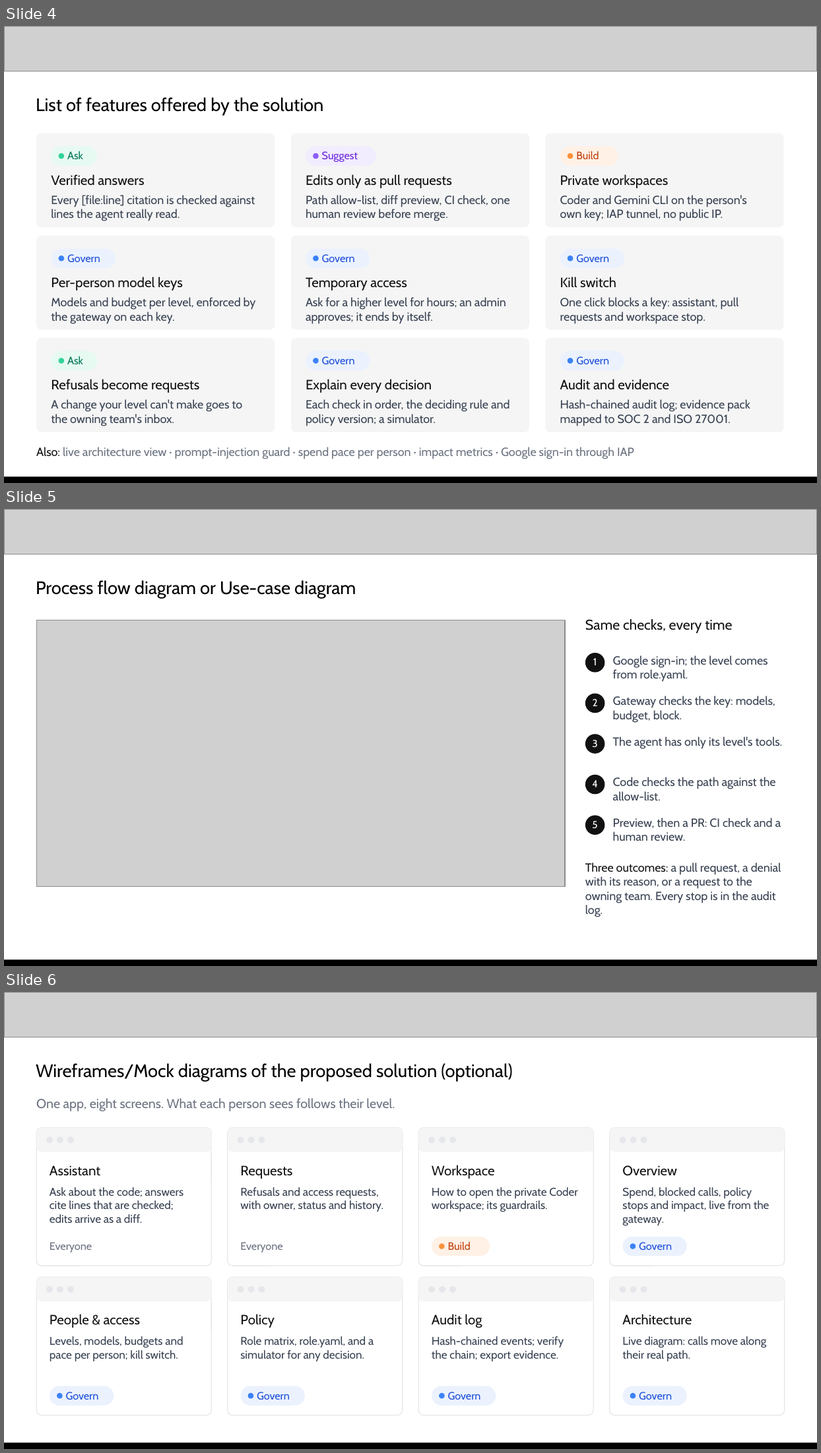
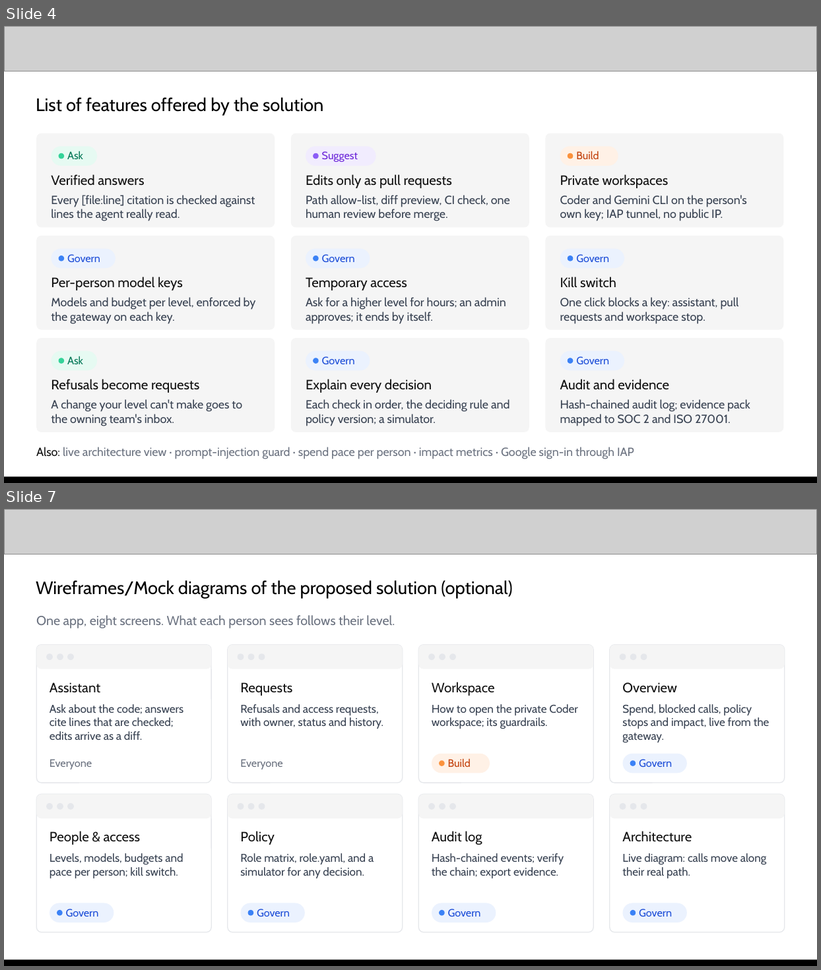
Before and after one commit to praveensaharan/RoleSpace, a slide deck: docs/deck/RoleSpace-AI-Builder-Cup-submission.pptx. Shown one above the other, each under a label of ours: slides 4, 5 and 6 before the commit, slides 4 and 7 after it; the slides between them are not shown. The pictures are 821x1453 and 821x970 pixels, drawn with LibreOffice and Linux fonts; fonts in the diff are those of the drawing; grey boxes stand for pictures. Boxes give left, top, right and bottom in pixels: in the first picture for what was removed or moved away, otherwise in the second. Text is boxed around its words. In the diff, an @@ line names an element or a change of style, - is before the commit and + after.

Commit message:
[modify] model catalog, member onboarding, usage reporting

```diff
--- a/docs/deck/RoleSpace-AI-Builder-Cup-submission.pptx
+++ b/docs/deck/RoleSpace-AI-Builder-Cup-submission.pptx
@@ slide 5 removed at box(4, 509, 817, 966), background #FFFFFF @@
@@ picture removed at box(4, 509, 817, 554) @@
@@ text removed at box(36, 580, 356, 598) @@
-Process flow diagram or Use-case diagram
@@ picture removed at box(36, 621, 565, 887) @@
@@ text removed at box(585, 619, 732, 634) @@
-Same checks, every time
@@ ellipse removed at box(585, 653, 605, 673) @@
@@ text removed at box(593, 658, 597, 665) @@
-1
@@ text removed at box(613, 656, 768, 682) @@
-Google sign-in; the level comes from role.yaml.
@@ ellipse removed at box(585, 694, 605, 713) @@
@@ text removed at box(593, 699, 598, 706) @@
-2
@@ text removed at box(613, 696, 776, 723) @@
-Gateway checks the key: models, budget, block.
@@ ellipse removed at box(585, 734, 605, 754) @@
@@ text removed at box(592, 740, 597, 747) @@
-3
@@ text removed at box(613, 737, 783, 749) @@
-The agent has only its level's tools.
@@ ellipse removed at box(585, 775, 605, 794) @@
@@ text removed at box(592, 780, 598, 788) @@
-4
@@ text removed at box(613, 777, 776, 801) @@
-Code checks the path against the allow-list.
@@ ellipse removed at box(585, 815, 605, 835) @@
@@ text removed at box(592, 821, 597, 828) @@
-5
@@ text removed at box(613, 818, 781, 841) @@
-Preview, then a PR: CI check and a human review.
@@ text removed at box(585, 863, 781, 918) @@
-Three outcomes: a pull request, a denial with its reason, or a request to the owning team. Every stop is in the audit log.
@@ picture removed at box(4, 962, 817, 966) @@
@@ rectangle removed at box(4, 960, 817, 966) @@
@@ what was slide 6 is now slide 7 @@
```
Also in this commit, not shown: 2 slides changed, 4 slides added, 19 other files.
